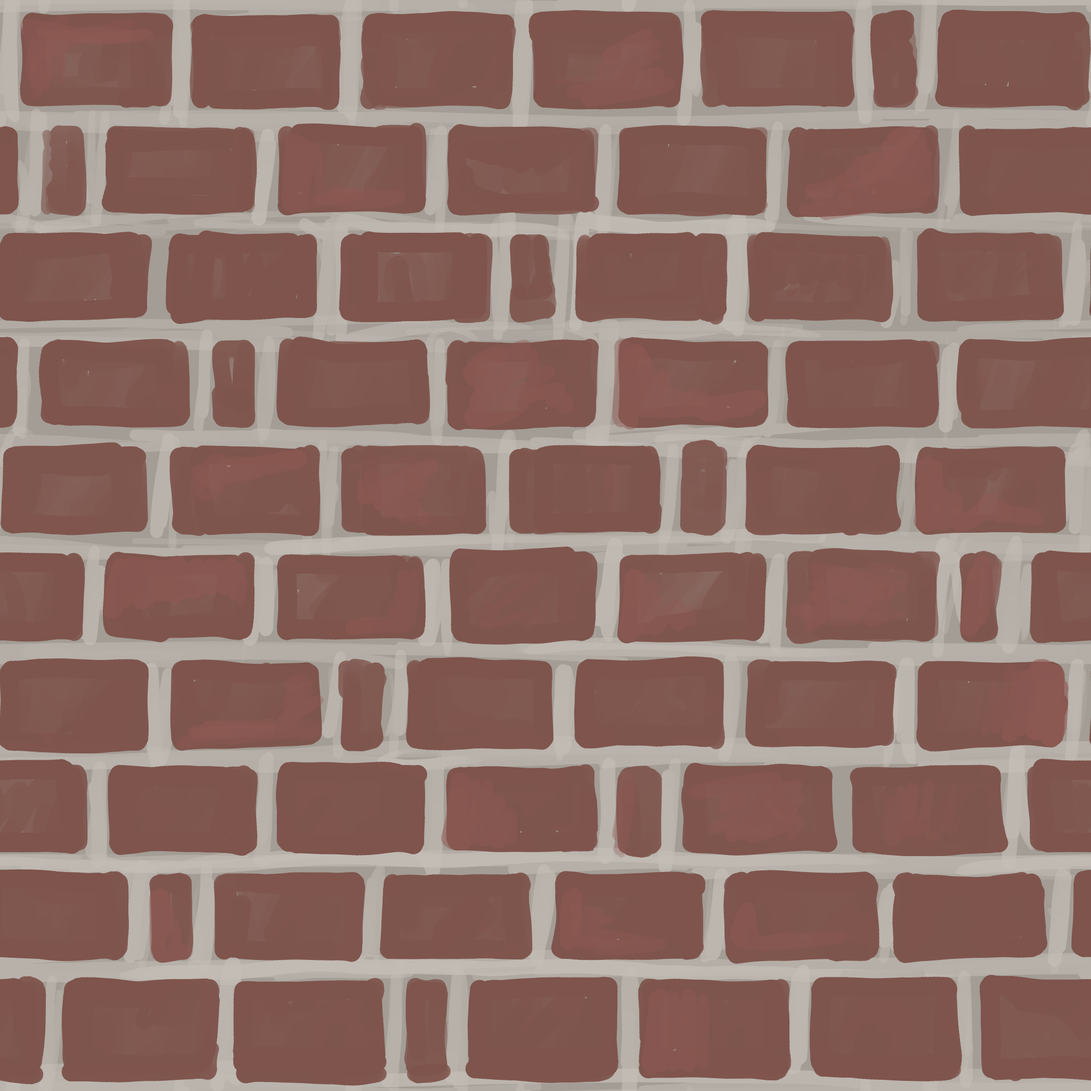
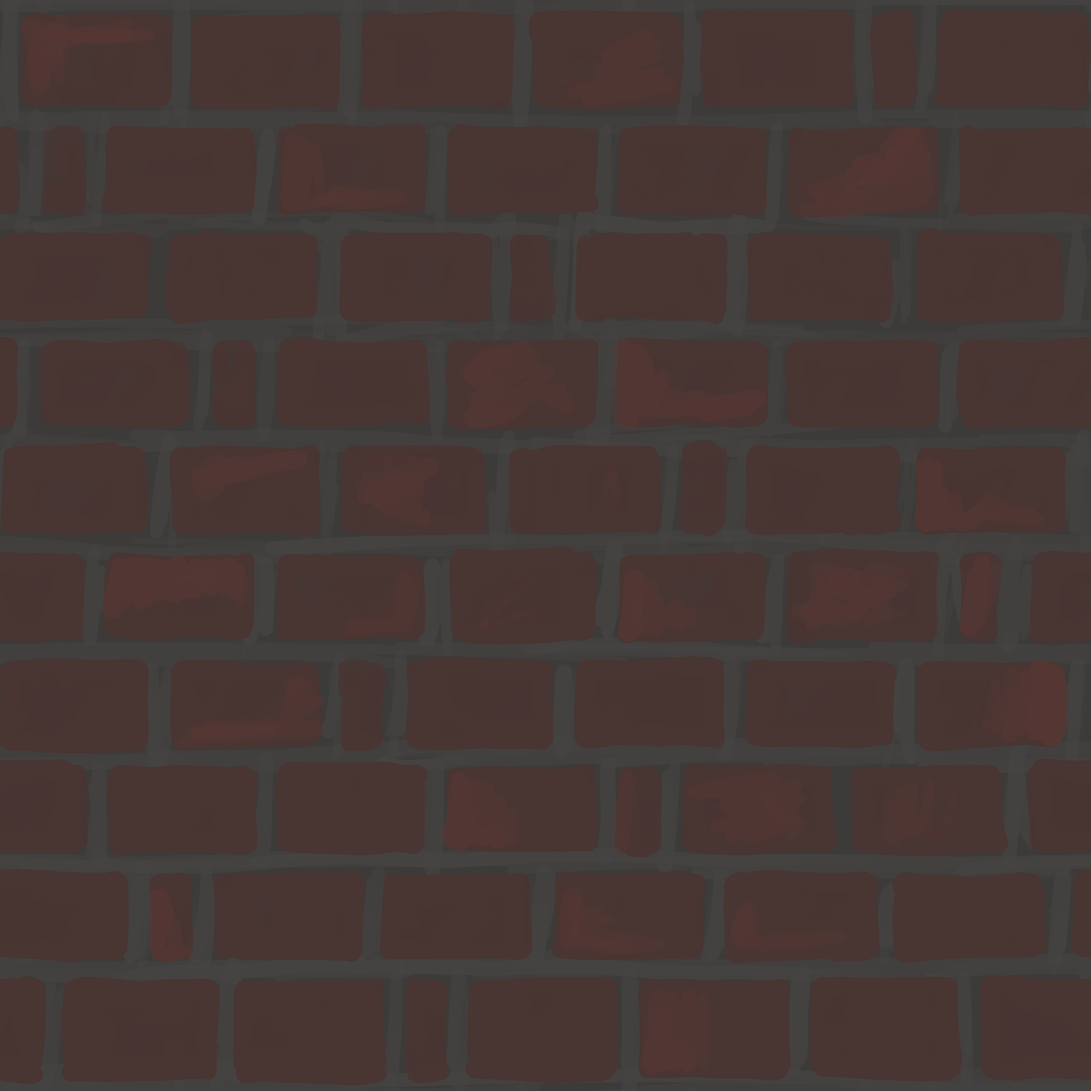
Two versions of the same layered image (w=1091, h=1091). Layer-by-layer changes:
painted on "Paint Layer 2" over [0,0,1091,1091]
painted on "Paint Layer 1" over [0,0,1091,1091]
"Paint Layer 3": opacity 100% → 51%, painted on it over [0,0,1091,1091]
painted on "Background" over [0,0,1091,1091]
